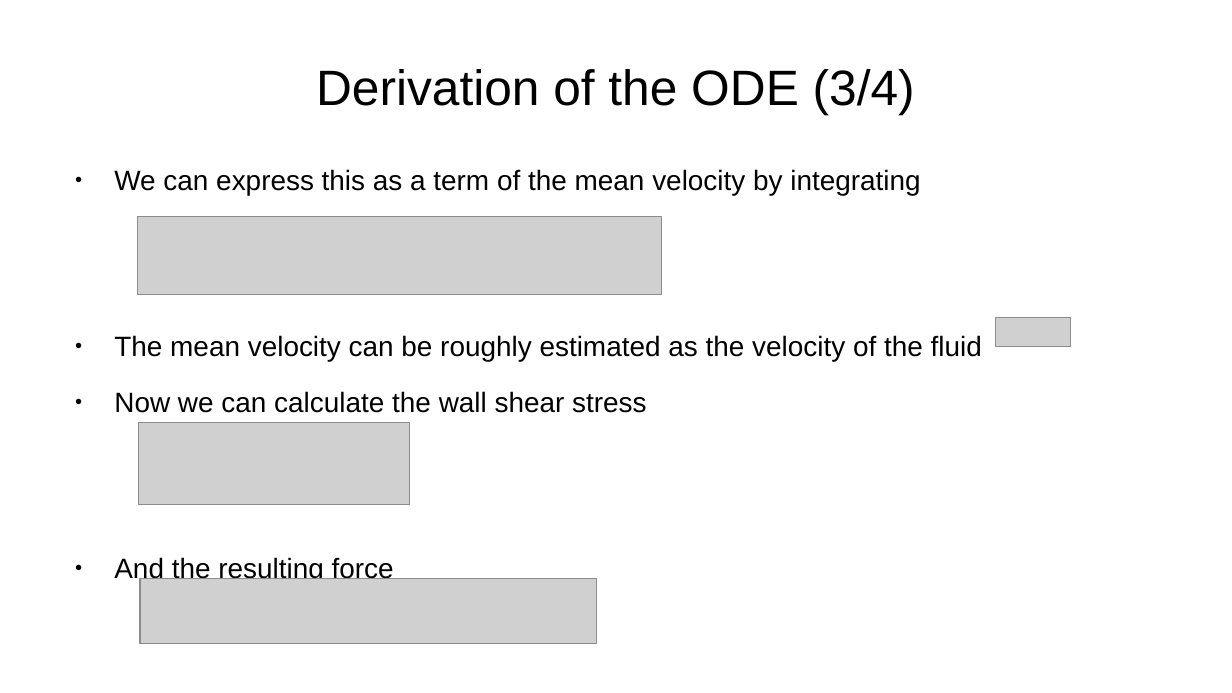
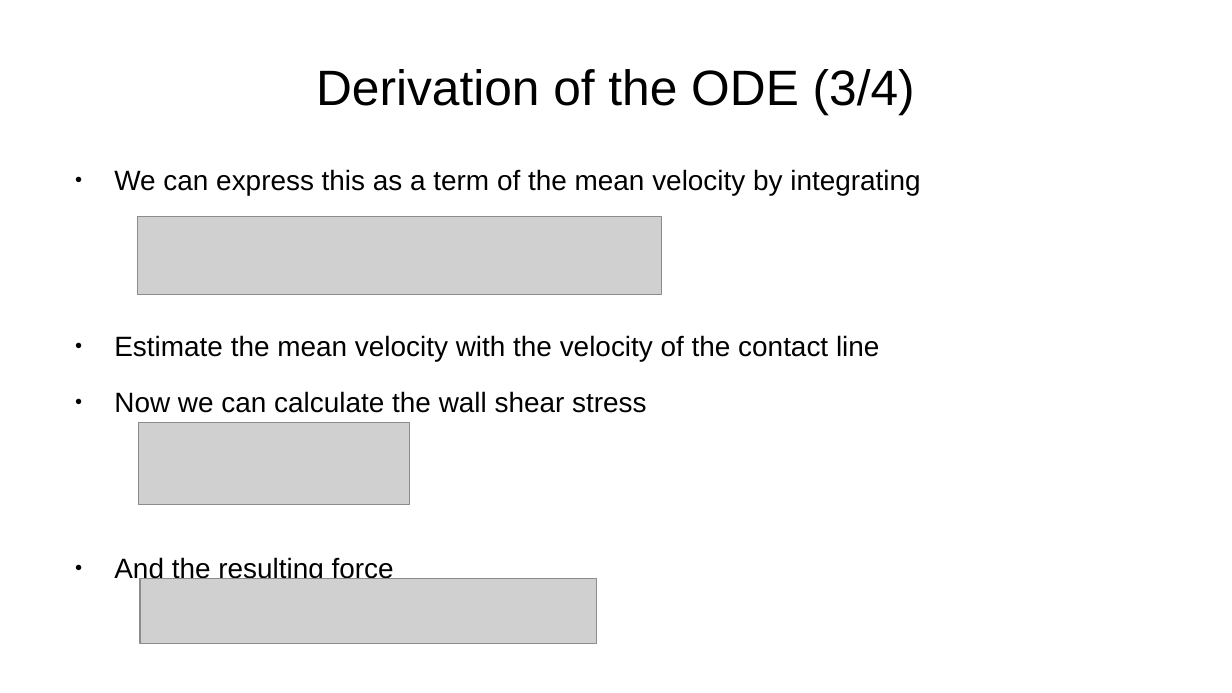
Before and after one commit to ManuelRatz/ratzVKI, a slide deck: slide 6 of Slides/equation_derivation.odp (slide 5 before the commit). Drawn at 1232x693 pixels with LibreOffice and Linux fonts; fonts in the diff are those of the drawing; grey boxes stand for pictures. Boxes give left, top, right and bottom in pixels: in the first picture for what was removed or moved away, otherwise in the second. Text is boxed around its words. In the diff, an @@ line names an element or a change of style, - is before the commit and + after.

Commit message:
update

```diff
--- a/Slides/equation_derivation.odp
+++ b/Slides/equation_derivation.odp
@@ picture removed at bbox=[996, 318, 1072, 347] @@
@@ text at bbox=[114, 335, 879, 361]: text changed @@
-● The mean velocity can be roughly estimated as the velocity of the fluid
+● Estimate the mean velocity with the velocity of the contact line
```
Also in this commit, not shown: 2 other slides changed, 1 slide added.
